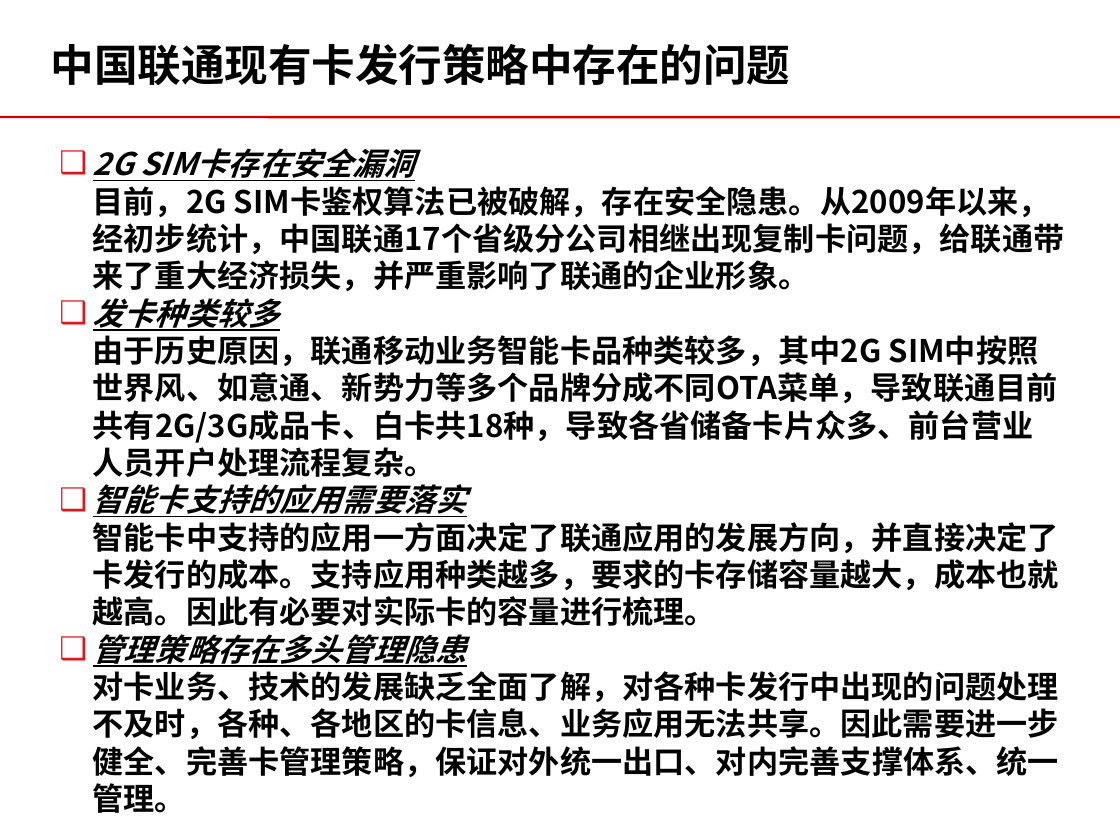
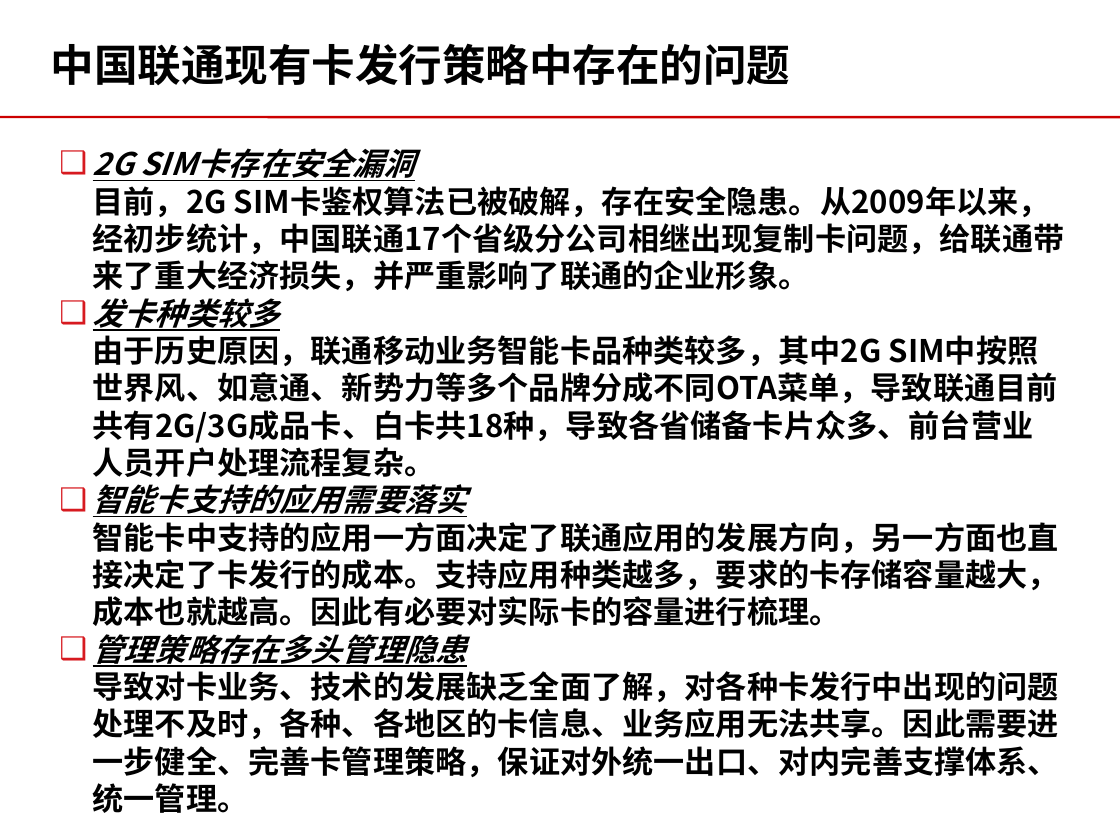
Before and after one commit to momo1101/unicardsrch, a slide deck: slide 21 of 软课题文本/软课题-中国联通电信卡业务及策略研究.ppt (slide 17 before the commit). Drawn at 1120x840 pixels with LibreOffice and Linux fonts; fonts in the diff are those of the drawing; background and template pictures are left out. Boxes give left, top, right and bottom in pixels: in the first picture for what was removed or moved away, otherwise in the second. Text is boxed around its words. In the diff, an @@ line names an element or a change of style, - is before the commit and + after.

```diff
--- a/软课题文本/软课题-中国联通电信卡业务及策略研究.ppt
+++ b/软课题文本/软课题-中国联通电信卡业务及策略研究.ppt
@@ text at (93, 522, 1059, 626): text changed @@
-智能卡中支持的应用一方面决定了联通应用的发展方向，并直接决定了卡发行的成本。支持应用种类越多，要求的卡存储容量越大，成本也就越高。因此有必要对实际卡的容量进行梳理。
+智能卡中支持的应用一方面决定了联通应用的发展方向，另一方面也直接决定了卡发行的成本。支持应用种类越多，要求的卡存储容量越大，成本也就越高。因此有必要对实际卡的容量进行梳理。
@@ text at (93, 666, 1059, 813): text changed @@
-对卡业务、技术的发展缺乏全面了解，对各种卡发行中出现的问题处理不及时，各种、各地区的卡信息、业务应用无法共享。因此需要进一步健全、完善卡管理策略，保证对外统一出口、对内完善支撑体系、统一管理。
+导致对卡业务、技术的发展缺乏全面了解，对各种卡发行中出现的问题处理不及时，各种、各地区的卡信息、业务应用无法共享。因此需要进一步健全、完善卡管理策略，保证对外统一出口、对内完善支撑体系、统一管理。
```
Also in this commit, not shown: 19 other slides changed, 22 slides added, 1 slide removed.
